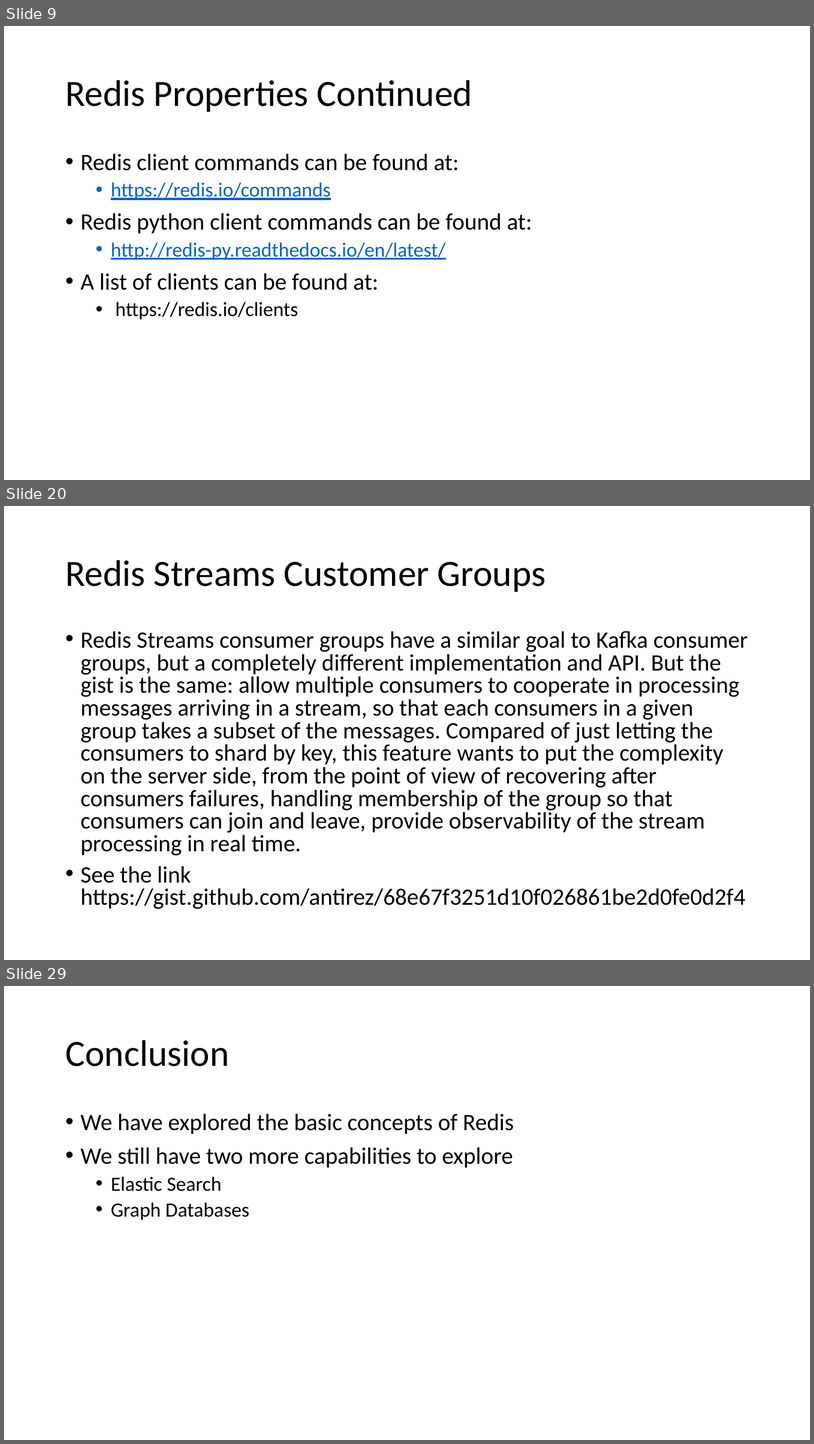
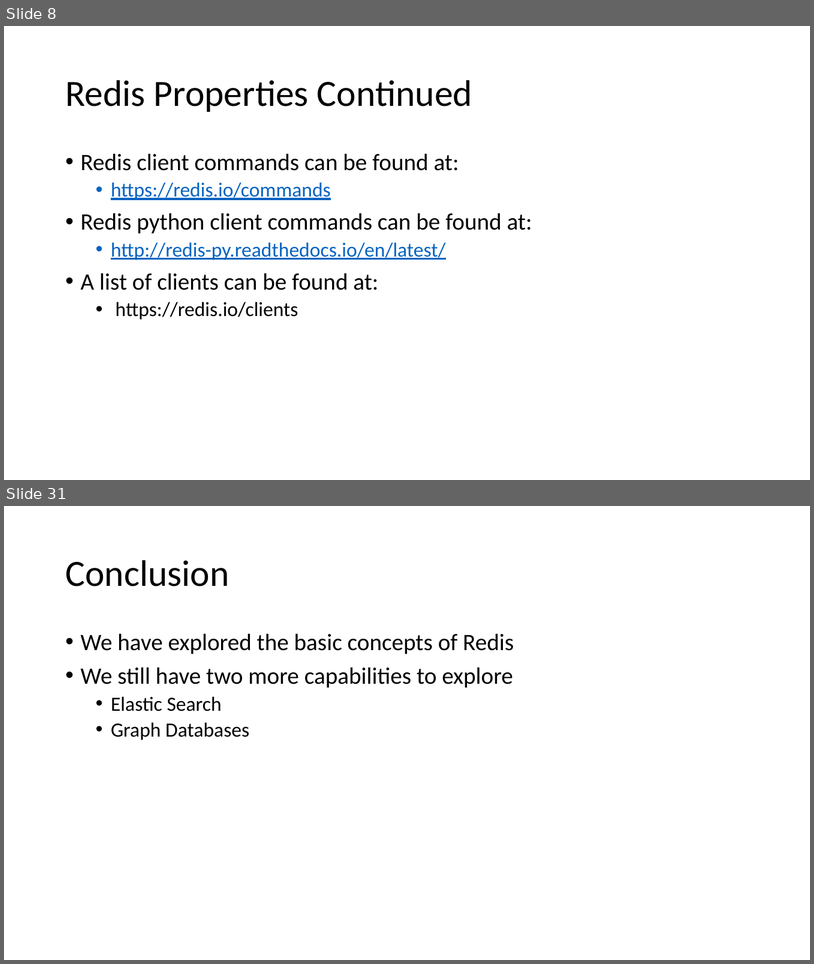
Before and after one commit to NanoDataCenter/nano_data_center, a slide deck: presentations/session_2/Redis Data Base.pptx. Shown one above the other, each under a label of ours: slides 9, 20 and 29 before the commit, slides 8 and 31 after it; the slides between them are not shown. The pictures are 814x1444 and 814x964 pixels, drawn with LibreOffice and Linux fonts; fonts in the diff are those of the drawing. Boxes give left, top, right and bottom in pixels: in the first picture for what was removed or moved away, otherwise in the second. Text is boxed around its words. In the diff, an @@ line names an element or a change of style, - is before the commit and + after.

```diff
--- a/presentations/session_2/Redis Data Base.pptx
+++ b/presentations/session_2/Redis Data Base.pptx
@@ slide 20 removed at (4, 506, 810, 960), background #FFFFFF @@
@@ title removed at (65, 560, 546, 592) @@
-Redis Streams Customer Groups
@@ text removed at (81, 631, 749, 909) @@
-• Redis Streams consumer groups have a similar goal to Kafka consumer groups, but a completely different implementation and API. But the gist is the same: allow multiple consumers to cooperate in processing messages arriving in a stream, so that each consumers in a given group takes a subset of the messages. Compared of just letting the consumers to shard by key, this feature wants to put the complexity on the server side, from the point of view of recovering after consumers failures, handling membership of the group so that consumers can join and leave, provide observability of the stream processing in real time.
-• See the link https://gist.github.com/antirez/68e67f3251d10f026861be2d0fe0d2f4
@@ what was slide 9 is now slide 8 @@
@@ what was slide 29 is now slide 31 @@
```
Also in this commit, not shown: 5 slides changed, 17 slides added, 14 other slides removed, 19 other files.
